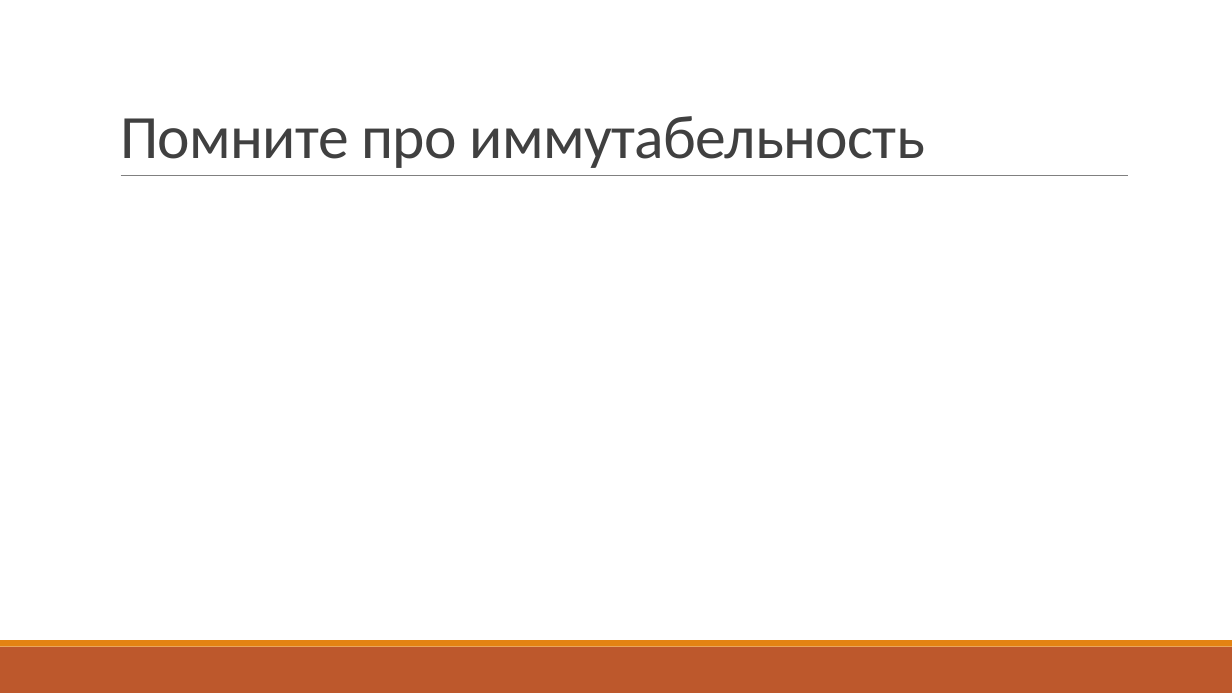
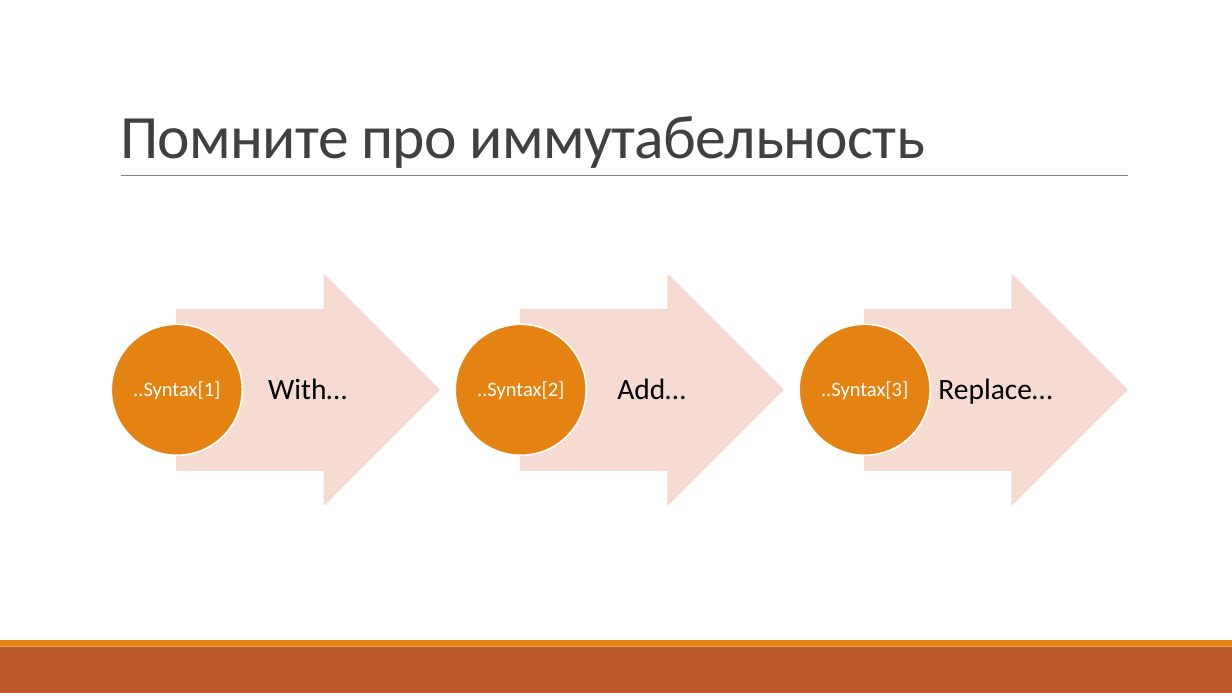
Before and after one commit to kugushev/presentations, a slide deck: slide 9 of P.pptx. Drawn at 1232x693 pixels with LibreOffice and Linux fonts; fonts in the diff are those of the drawing. Boxes give left, top, right and bottom in pixels: in the first picture for what was removed or moved away, otherwise in the second. Text is boxed around its words. In the diff, an @@ line names an element or a change of style, - is before the commit and + after.

```diff
--- a/P.pptx
+++ b/P.pptx
@@ group added at bbox=[112, 275, 1128, 505]: 6 texts, 3 right arrows, 3 ellipses @@
+With…
+..Syntax[1]
+Add…
+..Syntax[2]
+Replace…
+..Syntax[3]
```
Also in this commit, not shown: 2 other slides changed.
